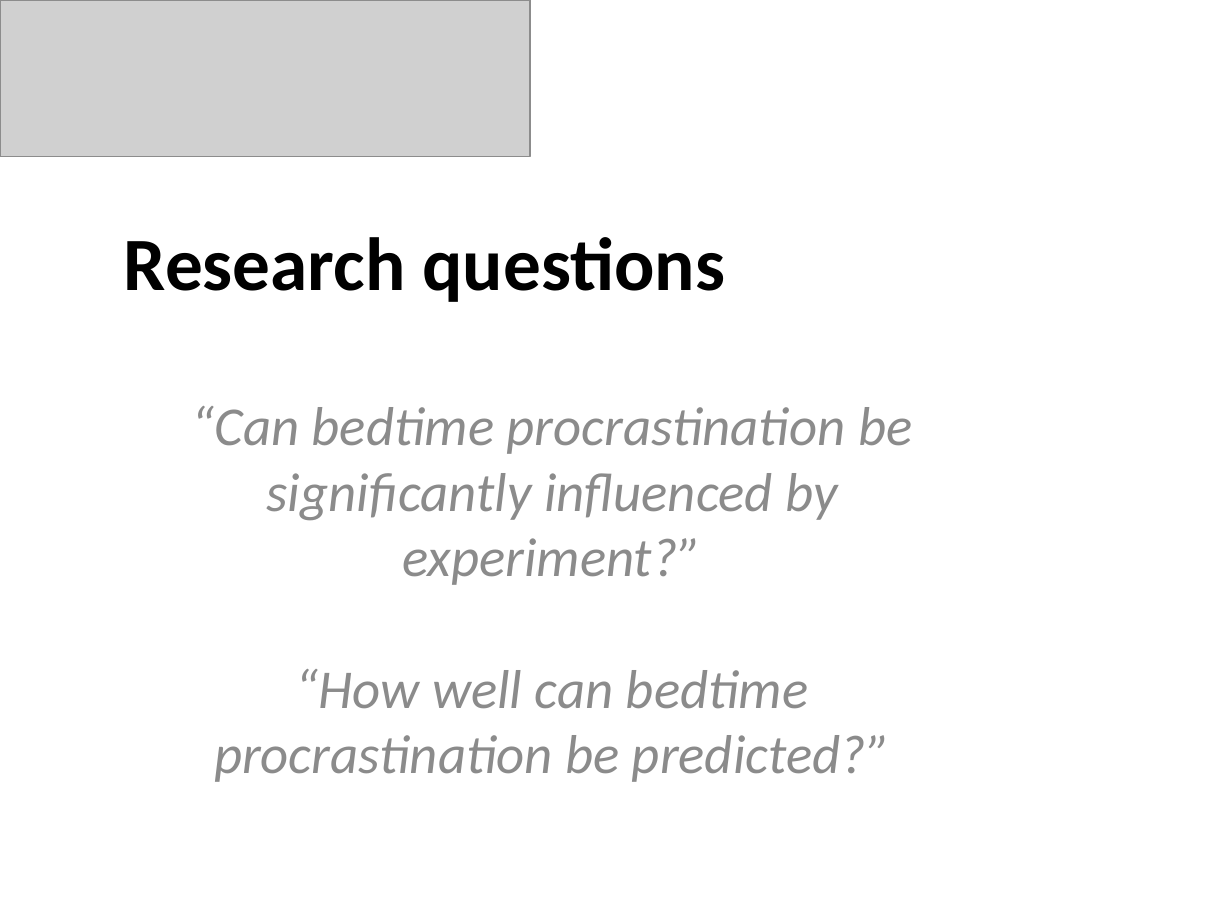
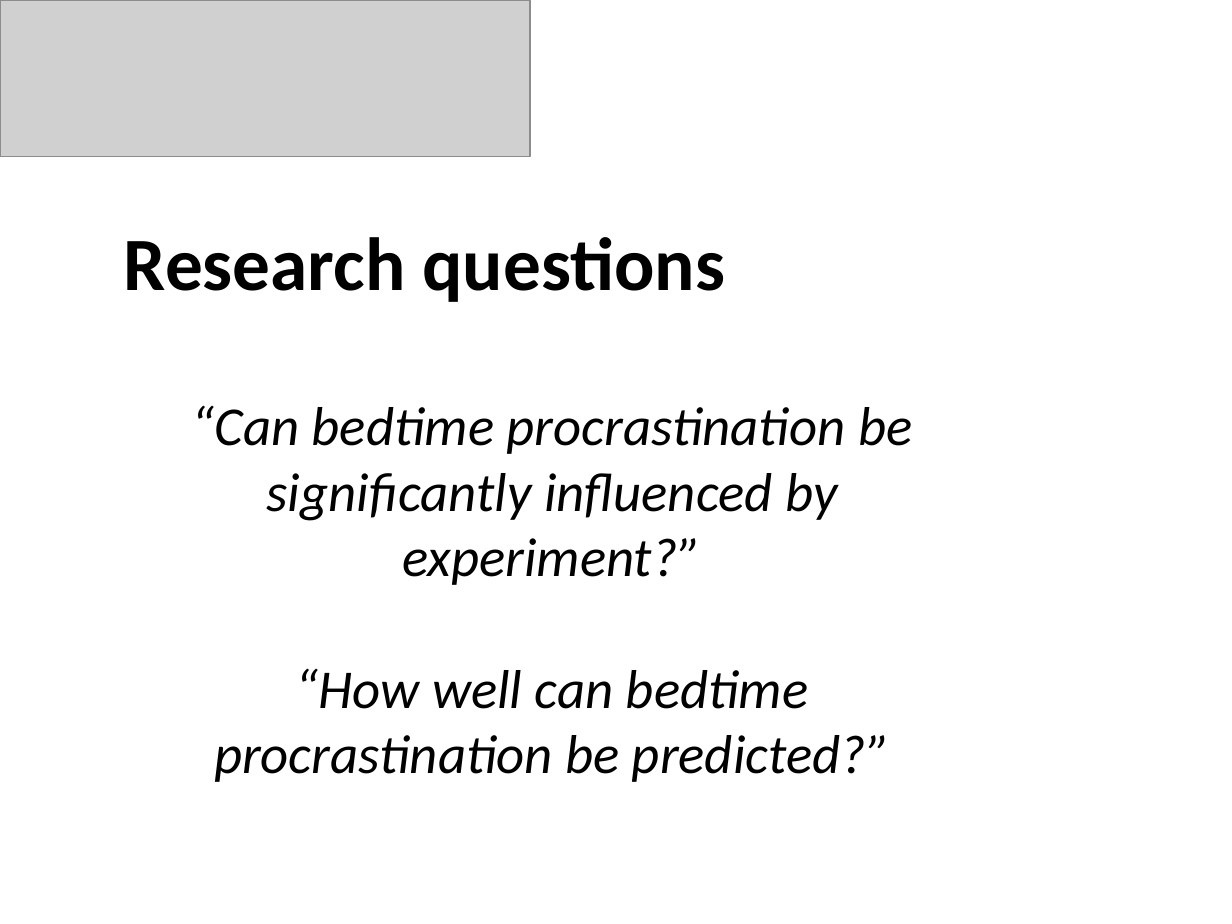
Before and after one commit to JesseSchouten/Project_Big_Data, a slide deck: slide 4 of Report/Presentation.pptx. Drawn at 1232x924 pixels with LibreOffice and Linux fonts; fonts in the diff are those of the drawing; grey boxes stand for pictures. Boxes give left, top, right and bottom in pixels: in the first picture for what was removed or moved away, otherwise in the second. Text is boxed around its words. In the diff, an @@ line names an element or a change of style, - is before the commit and + after.

```diff
--- a/Report/Presentation.pptx
+++ b/Report/Presentation.pptx
@@ subtitle "“Can bedtime procrastination be significantly ..." at [192,405,912,782]: text colour #8C8C8C to #000000 @@
```
Also in this commit, not shown: 8 other slides changed.
